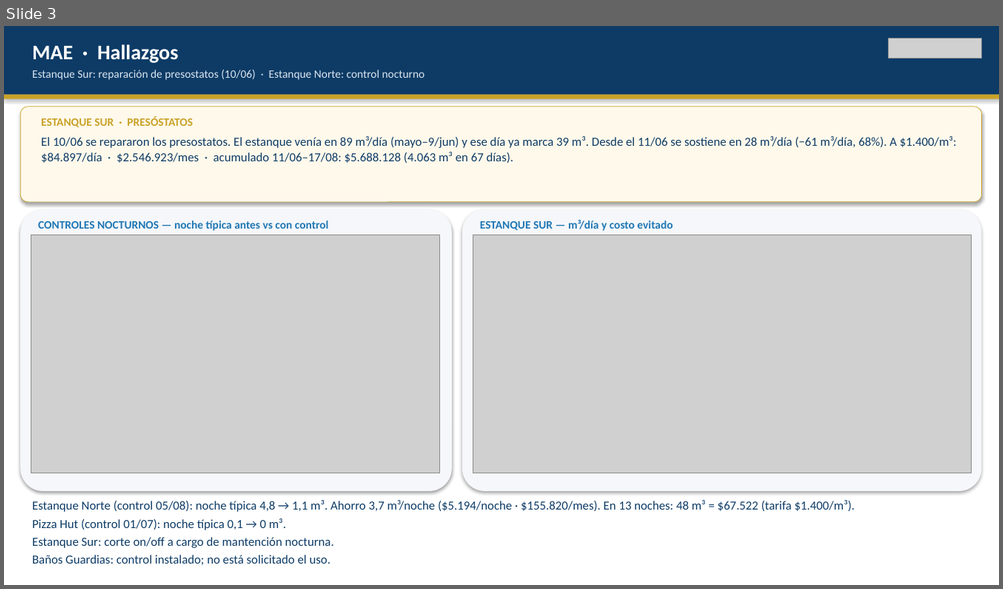
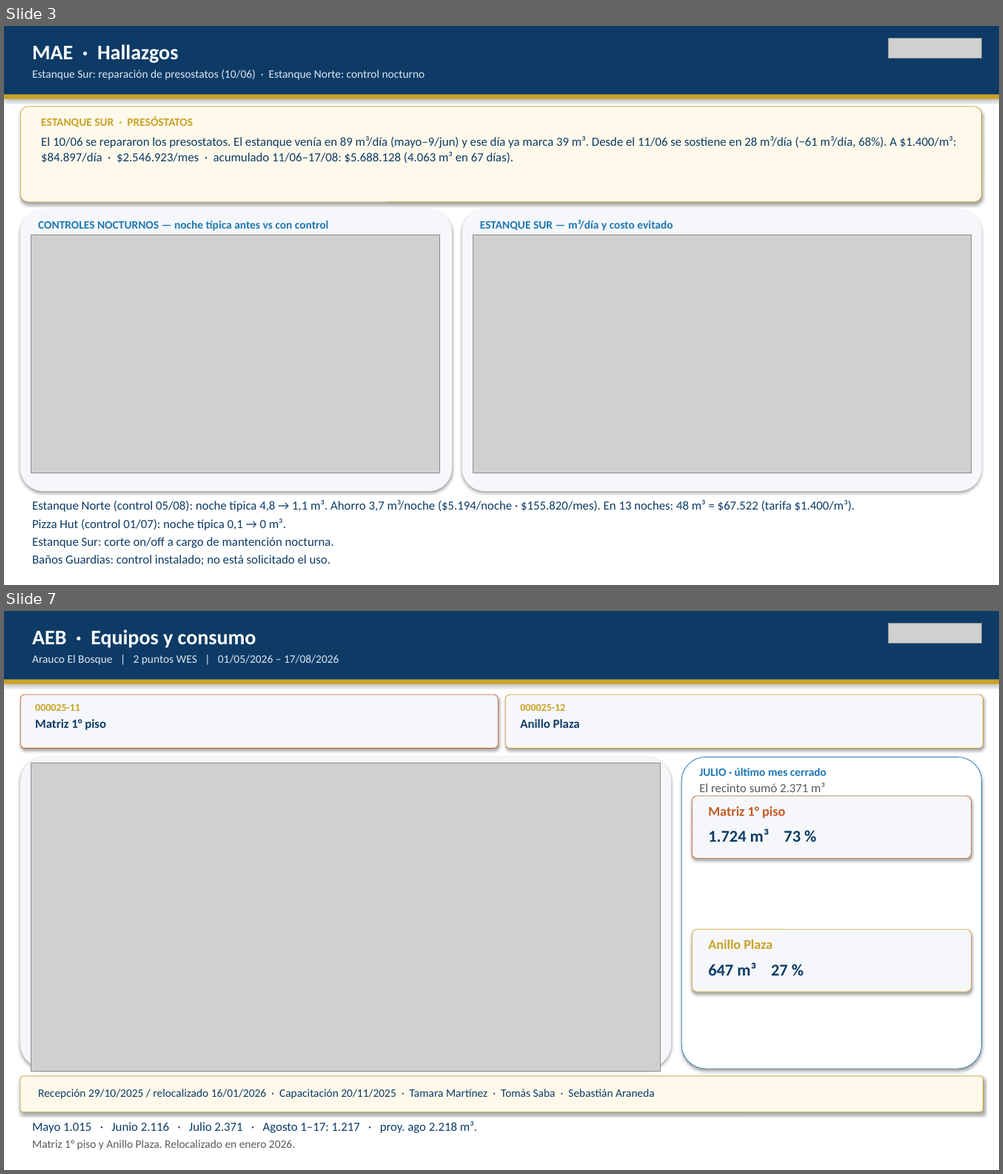
Before and after one commit to anibaloperacionesWes/wes-scripts, a slide deck: reports/Parque_Arauco/TMP_7MALLS/entrega_diego_anibal/Recorrido_ejecutivo_PA_MAE_20260817.pptx. Shown one above the other, each under a label of ours: slide 3 before the commit, slides 3 and 7 after it; the slides between them are not shown. The pictures are 1003x589 and 1003x1174 pixels, drawn with LibreOffice and Linux fonts; fonts in the diff are those of the drawing; grey boxes stand for pictures. Boxes give left, top, right and bottom in pixels: in the first picture for what was removed or moved away, otherwise in the second. Text is boxed around its words. In the diff, an @@ line names an element or a change of style, - is before the commit and + after.

```diff
--- a/reports/Parque_Arauco/TMP_7MALLS/entrega_diego_anibal/Recorrido_ejecutivo_PA_MAE_20260817.pptx
+++ b/reports/Parque_Arauco/TMP_7MALLS/entrega_diego_anibal/Recorrido_ejecutivo_PA_MAE_20260817.pptx
@@ slide 7 added at bbox=[4, 611, 999, 1170], background #FFFFFF @@
@@ rectangle added at bbox=[4, 611, 999, 680], fill #0D3B66 @@
@@ text added at bbox=[32, 629, 256, 648], 20 pt, text #FFFFFF, bold @@
+AEB · Equipos y consumo
@@ picture added at bbox=[888, 623, 982, 644] @@
@@ text added at bbox=[32, 655, 338, 665], 11 pt, text #DCE6F0 @@
+Arauco El Bosque | 2 puntos WES | 01/05/2026 – 17/08/2026
@@ rectangle added at bbox=[4, 680, 999, 684], fill #C9A227 @@
@@ rounded rectangle added at bbox=[20, 695, 498, 749], fill #F5F7FA, outline #C45C26 0.5 pt @@
@@ rounded rectangle added at bbox=[506, 695, 983, 749], fill #F5F7FA, outline #C9A227 0.5 pt @@
@@ text added at bbox=[35, 704, 80, 711], 10 pt, text #C9A227, bold @@
+000025-11
@@ text added at bbox=[35, 719, 106, 730], 12 pt, text #0D3B66, bold @@
+Matriz 1° piso
@@ text added at bbox=[520, 704, 565, 711], 10 pt, text #C9A227, bold @@
+000025-12
@@ text added at bbox=[520, 719, 580, 728], 12 pt, text #0D3B66, bold @@
+Anillo Plaza
@@ rounded rectangle added at bbox=[20, 758, 671, 1069], fill #F5F7FA @@
@@ picture added at bbox=[31, 763, 660, 1071] @@
@@ rounded rectangle added at bbox=[681, 758, 982, 1069], fill #FFFFFF, outline #1F77B4 0.5 pt @@
@@ text added at bbox=[699, 768, 826, 776], 11 pt, text #1F77B4, bold @@
+JULIO · último mes cerrado
@@ text added at bbox=[699, 783, 825, 796], 12 pt, text #5A5A5A @@
+El recinto sumó 2.371 m³
@@ rounded rectangle added at bbox=[692, 796, 971, 859], fill #F5F7FA, outline #C45C26 0.5 pt @@
@@ text added at bbox=[708, 806, 785, 818], 13 pt, text #C45C26, bold @@
+Matriz 1° piso
@@ text added at bbox=[708, 829, 800, 842], 16 pt, text #0D3B66, bold @@
+1.724 m³ 73 %
@@ rounded rectangle added at bbox=[692, 930, 971, 992], fill #F5F7FA, outline #C9A227 0.5 pt @@
@@ text added at bbox=[708, 940, 772, 949], 13 pt, text #C9A227, bold @@
+Anillo Plaza
@@ text added at bbox=[708, 963, 788, 976], 16 pt, text #0D3B66, bold @@
+647 m³ 27 %
@@ rounded rectangle added at bbox=[20, 1076, 983, 1113], fill #FFF9EB, outline #C9A227 0.5 pt @@
@@ text added at bbox=[38, 1089, 654, 1099], 11 pt, text #0D3B66 @@
+Recepción 29/10/2025 / relocalizado 16/01/2026 · Capacitación 20/11/2025 · Tamara Martínez · Tomás Saba · Sebastián Araneda
@@ text added at bbox=[32, 1122, 477, 1150], 12 pt, text #0D3B66 @@
+Mayo 1.015 · Junio 2.116 · Julio 2.371 · Agosto 1–17: 1.217 · proy. ago 2.218 m³.
+Matriz 1° piso y Anillo Plaza. Relocalizado en enero 2026.
```
Also in this commit, not shown: 3 slides changed, 4 other slides added, 6 other files.
